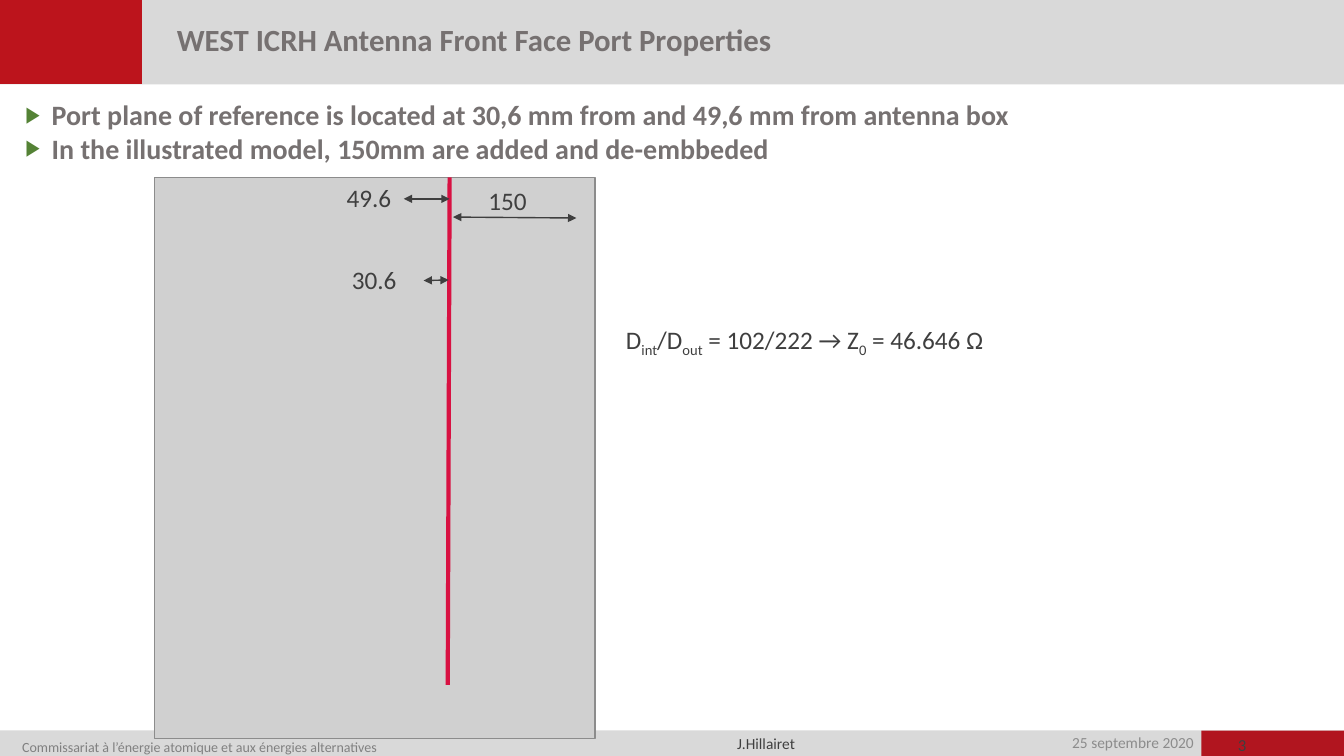
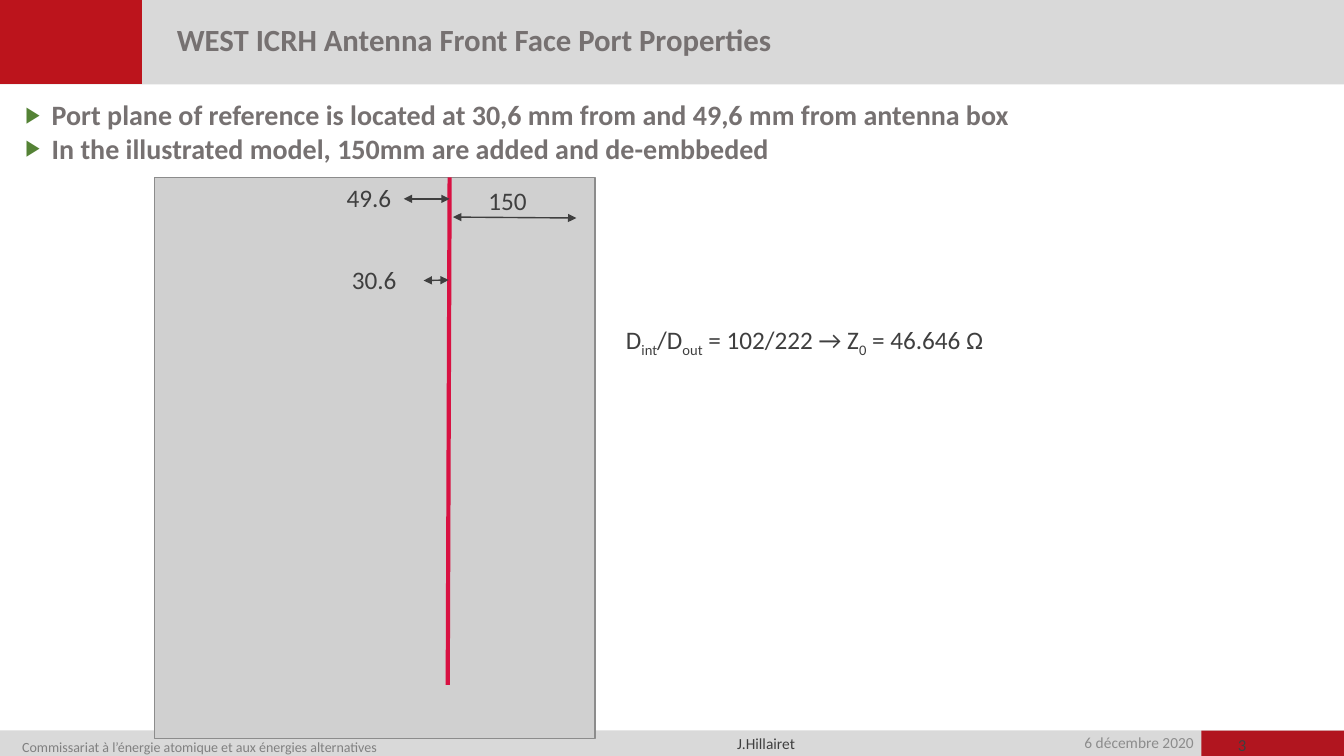
Before and after one commit to jhillairet/WEST_IC_antenna, a slide deck: slide 3 of doc/WEST_Antenna_Circuit_Model.pptx. Drawn at 1344x756 pixels with LibreOffice and Linux fonts; fonts in the diff are those of the drawing; grey boxes stand for pictures; background and template pictures are left out. Boxes give left, top, right and bottom in pixels: in the first picture for what was removed or moved away, otherwise in the second. Text is boxed around its words. In the diff, an @@ line names an element or a change of style, - is before the commit and + after.

```diff
--- a/doc/WEST_Antenna_Circuit_Model.pptx
+++ b/doc/WEST_Antenna_Circuit_Model.pptx
@@ text at (1084,737,1193,748): text changed @@
-25 septembre 2020
+6 décembre 2020
```
Also in this commit, not shown: 6 other slides changed, 1 slide added, 3 slides removed, 8 other files.
